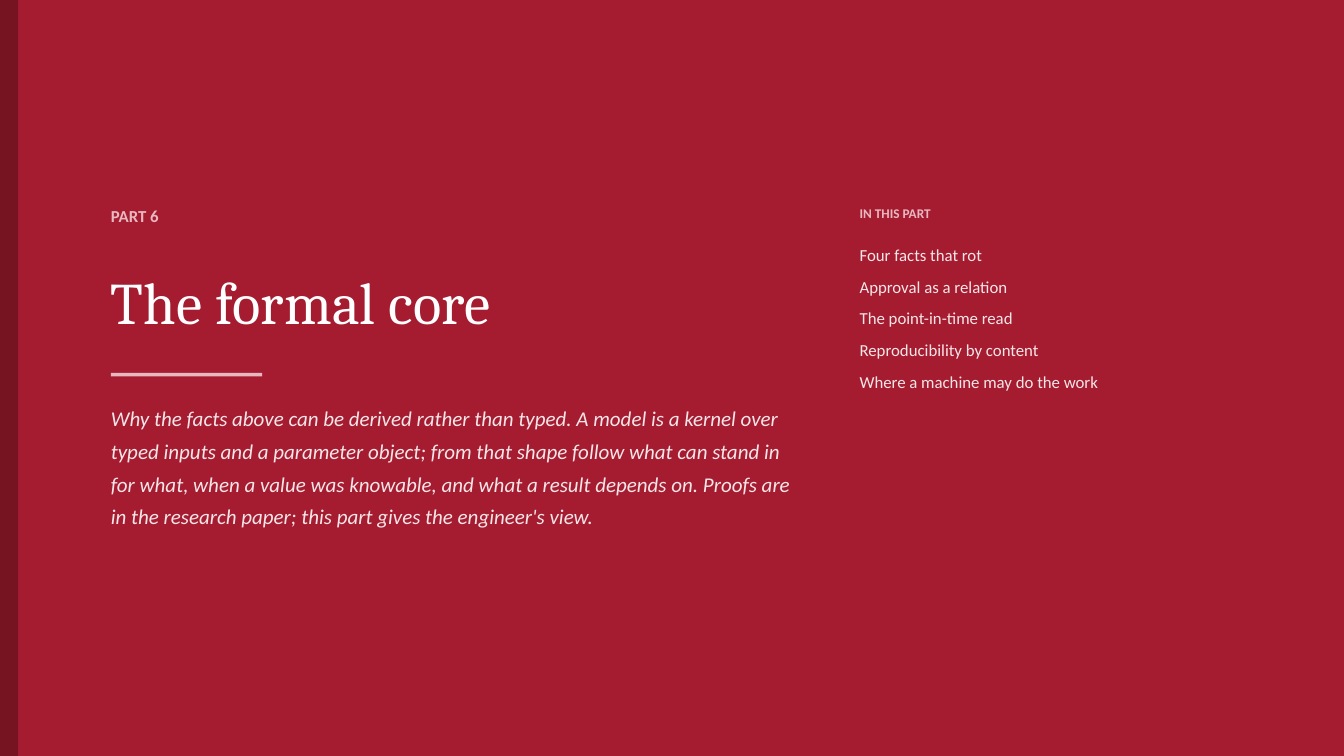
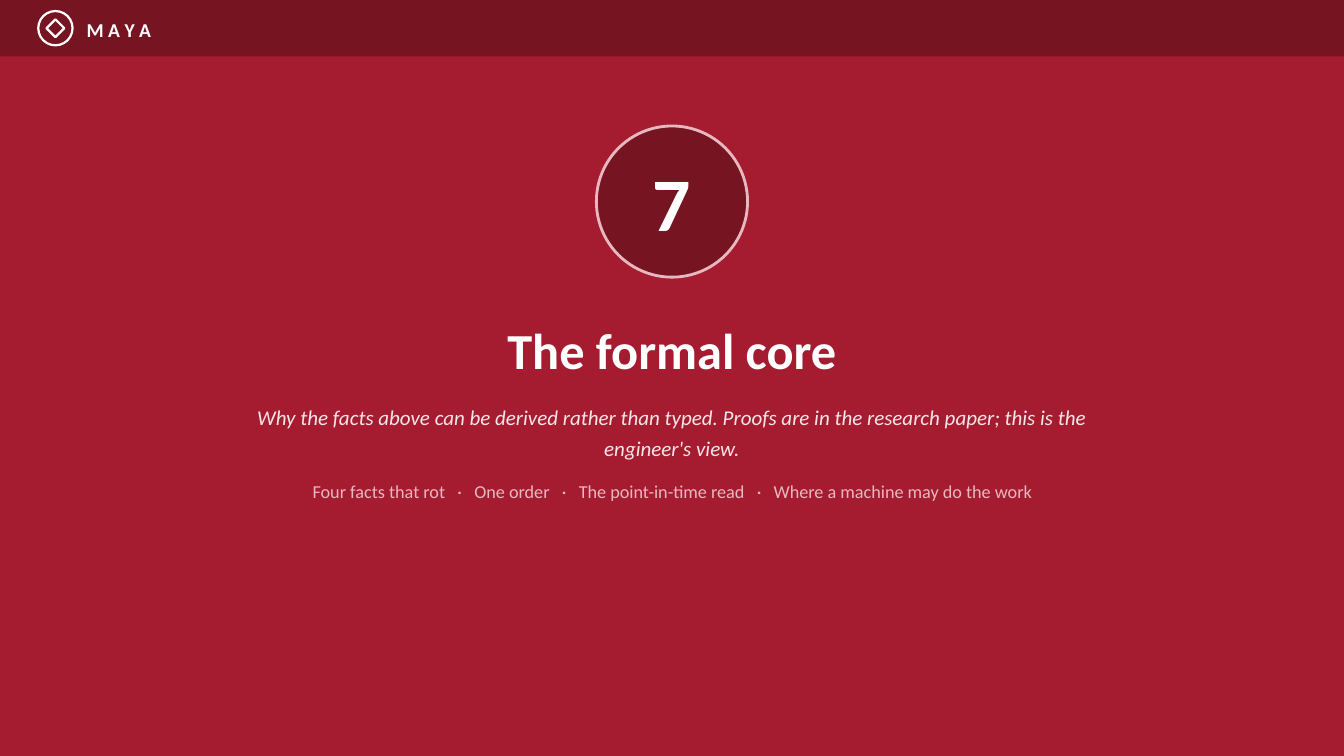
Before and after one commit to ajsinha/maya, a slide deck: slide 57 of docs/publications/MAYA-Model-Management-Formalism-and-System-Design.pptx (slide 42 before the commit). Drawn at 1344x756 pixels with LibreOffice and Linux fonts; fonts in the diff are those of the drawing. Boxes give left, top, right and bottom in pixels: in the first picture for what was removed or moved away, otherwise in the second. Text is boxed around its words. In the diff, an @@ line names an element or a change of style, - is before the commit and + after.

Commit message:
The deck retold as a briefing: TL;DR, ten principles, supervisors' words, architecture, a model's journey, then eight parts with screenshots, worked studies and a graded comparison, in MAYA's crimson; landing page numbers counted from the code

```diff
--- a/docs/publications/MAYA-Model-Management-Formalism-and-System-Design.pptx
+++ b/docs/publications/MAYA-Model-Management-Formalism-and-System-Design.pptx
@@ rectangle resized from (x1=0, y1=0, x2=18, y2=756) to (x1=0, y1=0, x2=1344, y2=56) @@
@@ ellipse added at (x1=38, y1=11, x2=73, y2=45), outline #FFFFFF 1.6 pt @@
@@ diamond added at (x1=46, y1=19, x2=65, y2=37), outline #FFFFFF 1.6 pt @@
@@ text added at (x1=87, y1=24, x2=151, y2=37), 14 pt, text #FFFFFF, bold @@
+M A Y A
@@ ellipse added at (x1=597, y1=126, x2=748, y2=277), fill #761422, outline #E8B8C0 2 pt @@
@@ text added at (x1=653, y1=182, x2=691, y2=231), 54 pt, text #FFFFFF, bold @@
+7
@@ text removed at (x1=860, y1=209, x2=931, y2=218) @@
-IN THIS PART
@@ text removed at (x1=111, y1=210, x2=158, y2=222) @@
-PART 6
@@ text removed at (x1=860, y1=249, x2=1098, y2=391) @@
-Four facts that rot
-Approval as a relation
-The point-in-time read
-Reproducibility by content
-Where a machine may do the work
@@ text "The formal core" moved from (x1=111, y1=282, x2=490, y2=325) to (x1=507, y1=333, x2=837, y2=370) @@
@@ text "The formal core" at (x1=507, y1=333, x2=837, y2=370): size 42 to 36 pt, font Cambria to Calibri, bold on; alignment left to centre @@
@@ rectangle removed at (x1=111, y1=373, x2=262, y2=377) @@
@@ text at (x1=257, y1=410, x2=1086, y2=501): text changed @@
-Why the facts above can be derived rather than typed. A model is a kernel over typed inputs and a parameter object; from that shape follow what can stand in for what, when a value was knowable, and what a result depends on. Proofs are in the research paper; this part gives the engineer's view.
+Why the facts above can be derived rather than typed. Proofs are in the research paper; this is the engineer's view.
+Four facts that rot · One order · The point-in-time read · Where a machine may do the work
```
Also in this commit, not shown: 30 other slides changed, 38 slides added, 41 slides removed, 19 other files.
